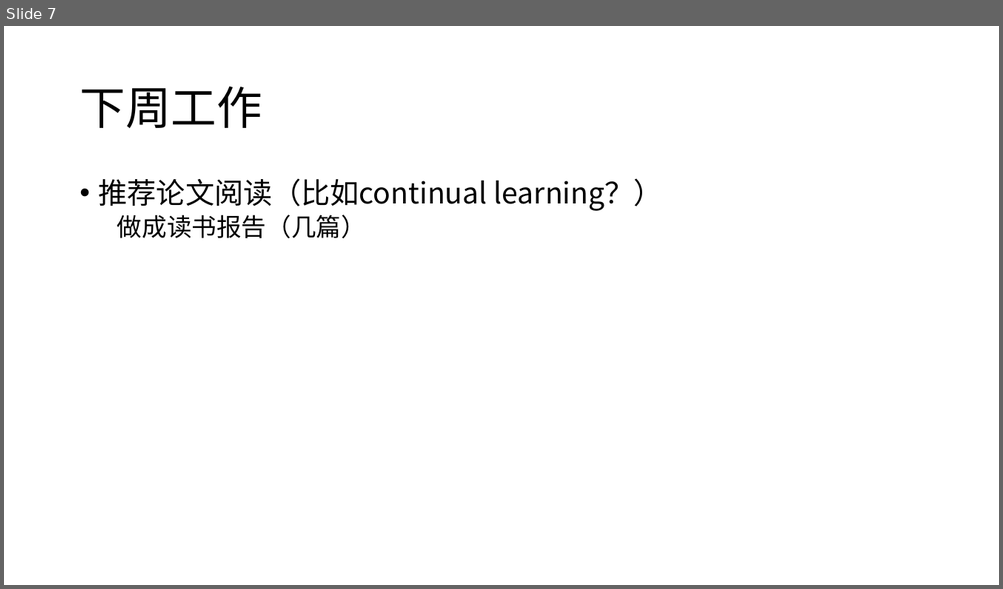
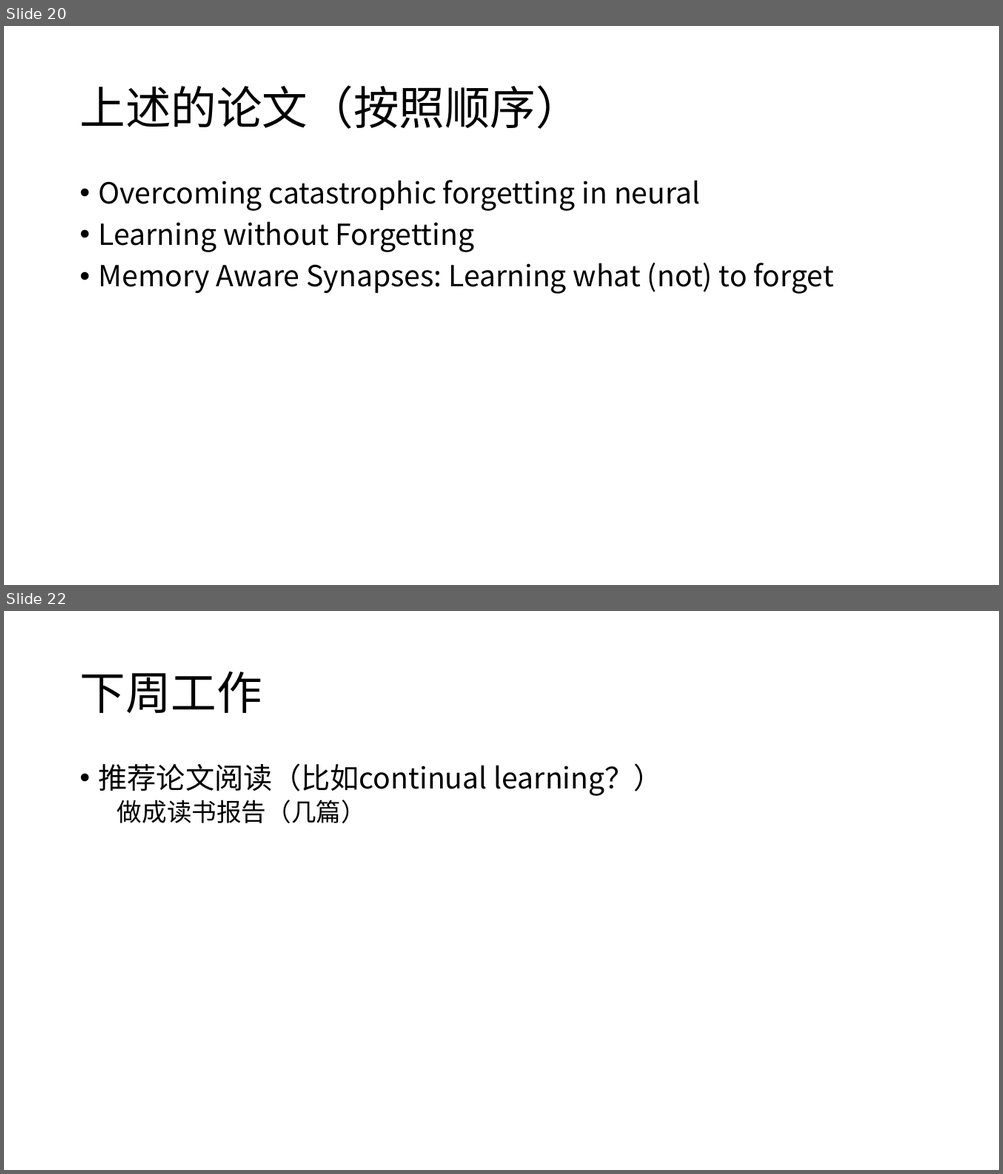
Before and after one commit to tchennech/Linux, a slide deck: 陈文儒.pptx. Shown one above the other, each under a label of ours: slide 7 before the commit, slides 20 and 22 after it; the slides between them are not shown. The pictures are 1003x589 and 1003x1174 pixels, drawn with LibreOffice and Linux fonts; fonts in the diff are those of the drawing. Boxes give left, top, right and bottom in pixels: in the first picture for what was removed or moved away, otherwise in the second. Text is boxed around its words. In the diff, an @@ line names an element or a change of style, - is before the commit and + after.

```diff
--- a/陈文儒.pptx
+++ b/陈文儒.pptx
@@ slide 20 added at bbox=[4, 26, 999, 585], background #FFFFFF @@
@@ title added at bbox=[79, 85, 581, 129], 44 pt, text #000000 @@
+上述的论文（按照顺序）
@@ text added at bbox=[99, 180, 833, 294], 28 pt, text #000000 @@
+• Overcoming catastrophic forgetting in neural
+• Learning without Forgetting
+• Memory Aware Synapses: Learning what (not) to forget
@@ what was slide 7 is now slide 22 @@
```
Also in this commit, not shown: 1 slide changed, 14 other slides added, 5 other files.
